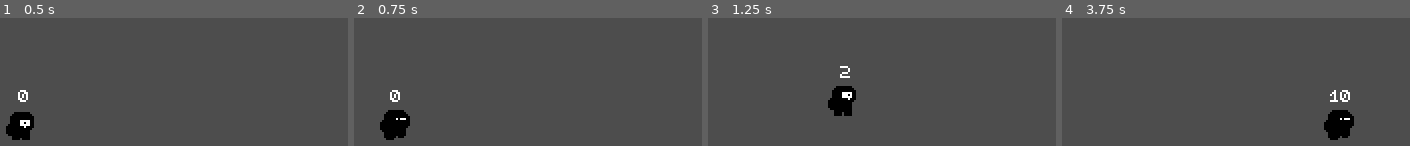
Above: before the commit, frames 1-4 (left to right).
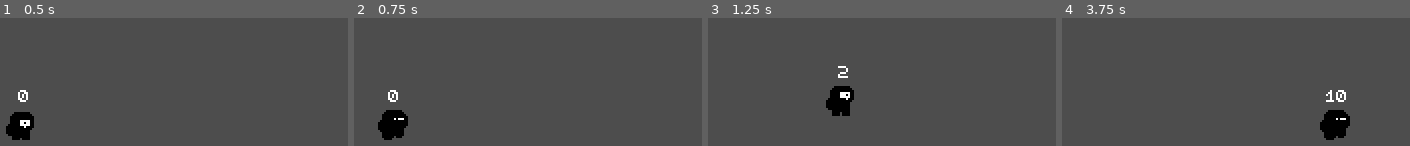
Above: after the commit, the same moments.

Repository: austintian03/presence
Game: Godot game, scene res://Scenes/game.tscn
Two runs of this game, one before a commit and one after it. Both use one fixed random seed, a clock stepped at 60 frames per second and the inputs below.
Inputs:
- Up to frame 1 (0.5 s): no input
- Up to frame 2 (0.75 s): tap Enter at 0.5 s; hold Right (move_right) from 0.53 s (still down); tap S (hide) at 0.6 s
- Up to frame 3 (1.25 s): keep holding Right (move_right); tap Up (jump) at 0.77 s
- Up to frame 4 (3.75 s): tap S (hide) at 1.35, 2.3, 2.85, 3.6 s; tap Up (jump) at 1.52, 3.02 s; release Right (move_right) at 2.03 s; hold Left (move_left) 2.03-2.78 s; hold Shift (sprint) 2.03-2.78 s; hold Right (move_right) from 2.78 s (still down)

Frame 1 is identical in both runs. In frame 2, 0.5% of the frame differs, in the area x 6-17%, y 56-96%; in frame 3, 0.5%; in frame 4, 1.0%, in the area x 74-84%, y 56-96%.

Commit message:
Check an is_hidable flag to enter hide state

Diff:
--- a/presence/Player/scripts/player.gd
+++ b/presence/Player/scripts/player.gd
@@ -4,6 +4,7 @@
 @export var SPEED = 100
 @export var JUMP_VELOCITY = -250
 var presence_lvl: float
+var is_hidable: bool = true
 
 @onready var animations: AnimatedSprite2D = $AnimatedSprite2D
 @onready var state_machine: Node = $StateMachine
--- a/presence/Player/scripts/states/hide.gd
+++ b/presence/Player/scripts/states/hide.gd
@@ -4,6 +4,7 @@
 
 func enter() -> void:
 	# TODO: add code to "hide presence"
+	parent.velocity.x = 0
 	timer.start()
 	animations.play("hide")
 
--- a/presence/Player/scripts/states/idle.gd
+++ b/presence/Player/scripts/states/idle.gd
@@ -19,5 +19,5 @@
 	if Input.is_action_just_pressed("jump"):
 		transitioned.emit(self, "jump")
 
-	if Input.is_action_just_pressed("hide"):
+	if Input.is_action_just_pressed("hide") and parent.is_hidable:
 		transitioned.emit(self, "hide")
--- a/presence/Player/scripts/states/run.gd
+++ b/presence/Player/scripts/states/run.gd
@@ -26,5 +26,5 @@
 	if Input.is_action_just_pressed("jump"):
 		transitioned.emit(self, "jump")
 
-	if Input.is_action_just_pressed("hide"):
+	if Input.is_action_just_pressed("hide") and parent.is_hidable:
 		transitioned.emit(self, "hide")
--- a/presence/Player/scripts/states/walk.gd
+++ b/presence/Player/scripts/states/walk.gd
@@ -26,5 +26,5 @@
 	if Input.is_action_just_pressed("jump"):
 		transitioned.emit(self, "jump")
 
-	if Input.is_action_just_pressed("hide"):
+	if Input.is_action_just_pressed("hide") and parent.is_hidable:
 		transitioned.emit(self, "hide")
